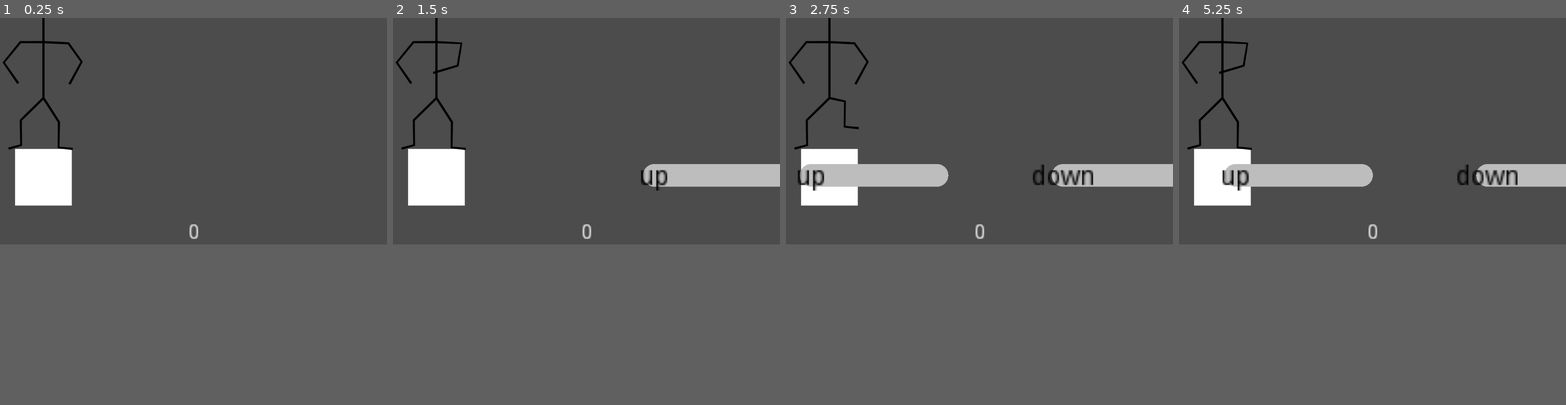
Above: before the commit, frames 1-4 (left to right).
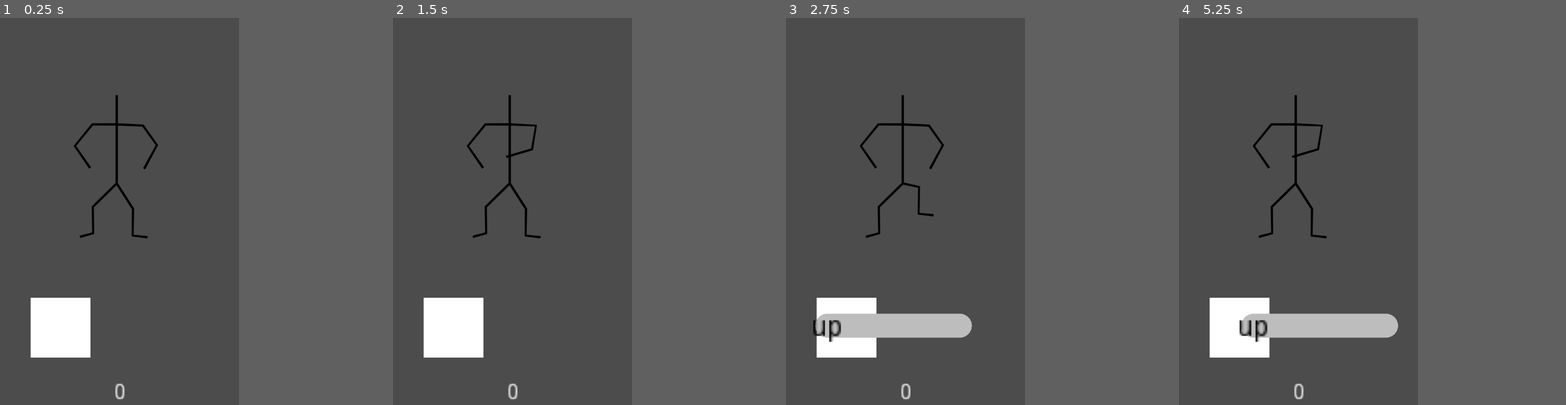
Above: after the commit, the same moments.

Repository: doctor-g/LD52
Game: Godot game, scene res://Game/Game.tscn
The game is run twice, just before and just after one commit, with the same random seed, the same clock (stepped at 60 frames per second) and the same inputs. Sound files missing from this copy of the repository are replaced by a short silence.
Inputs:
- Up to frame 1 (0.25 s): no input
- Up to frame 2 (1.5 s): tap Enter at 0.5 s; hold Right (ui_right) 0.53-1.28 s; hold Down (ui_down) from 1.28 s (still down)
- Up to frame 3 (2.75 s): release Down (ui_down) at 2.03 s; hold Right (ui_right) from 2.03 s (still down)
- Up to frame 4 (5.25 s): release Right (ui_right) at 2.78 s; hold Up (ui_up) 2.78-3.53 s; hold Left (ui_left) 3.53-5.03 s; hold Down (ui_down) from 5.03 s (still down)
In our replay, the window is 800x468 before the commit and 494x800 after it. These sizes can differ from the game's own. Grey fills any space a smaller window leaves; there, only what the larger window draws over its background counts as a difference.

The runs differ from the first frame. In frame 1, 5.9% of the frame differs, in the area x 0-52%, y 0-99%; in frame 2, 7.9%; in frame 3, 10%; in frame 4, 11%, in the area x 0-100%, y 0-99%.

Commit message:
Resize screen

Diff:
--- a/project/Game/Game.tscn
+++ b/project/Game/Game.tscn
@@ -16,13 +16,13 @@
 stream = ExtResource( 2 )
 
 [node name="HighlightedZone" type="ColorRect" parent="."]
-margin_left = 40.0
-margin_top = 347.0
-margin_right = 190.0
-margin_bottom = 497.0
+margin_left = 77.0
+margin_top = 702.0
+margin_right = 227.0
+margin_bottom = 852.0
 
 [node name="TargetArea" type="Node2D" parent="."]
-position = Vector2( 108, 417 )
+position = Vector2( 145, 772 )
 
 [node name="Dancer" parent="." instance=ExtResource( 3 )]
-position = Vector2( 113, 211 )
+position = Vector2( 291, 414 )
--- a/project/project.godot
+++ b/project/project.godot
@@ -28,6 +28,11 @@
 
 Globals="*res://Common/Globals.gd"
 
+[display]
+
+window/size/width=600
+window/size/height=971
+
 [gui]
 
 common/drop_mouse_on_gui_input_disabled=true
